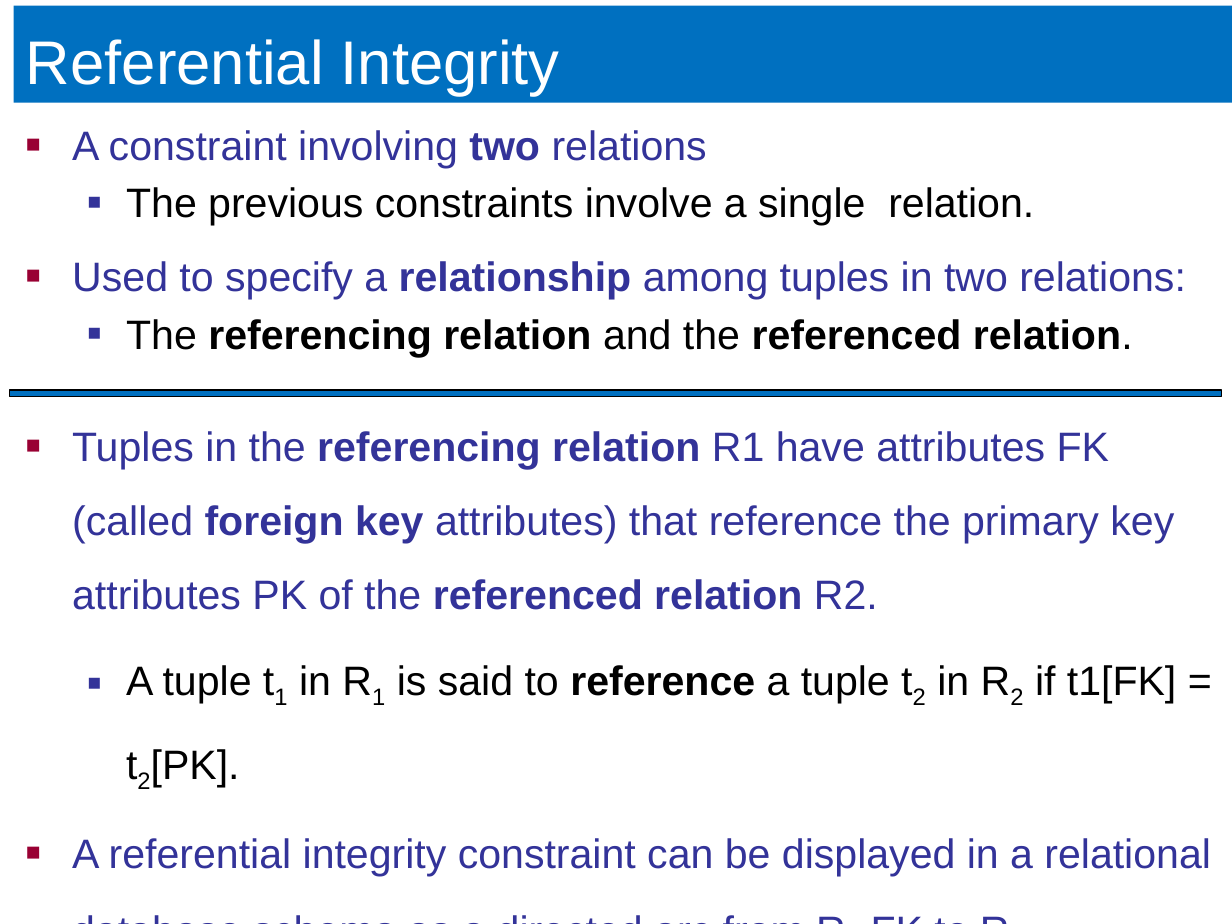
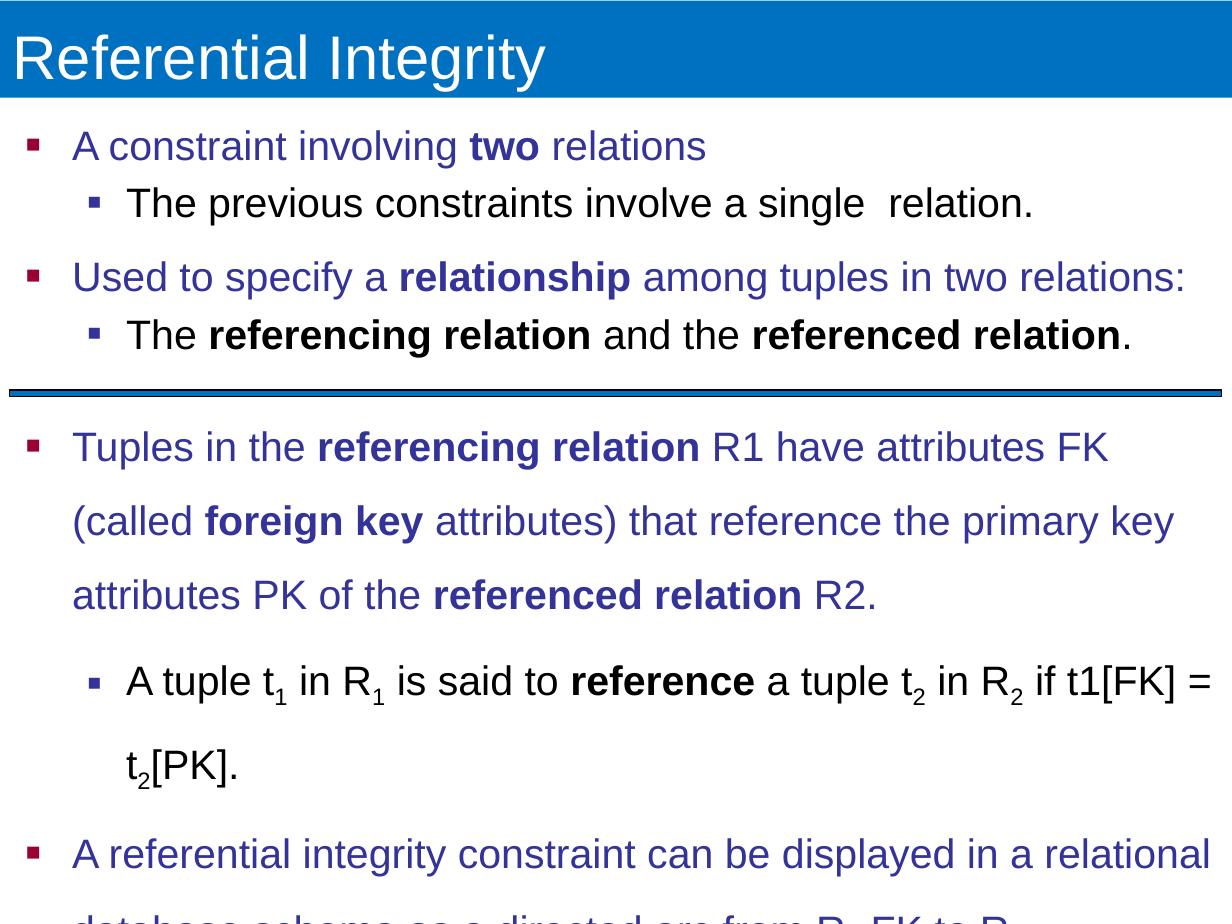
Before and after one commit to ECEG4191/Lecture-Slides, a slide deck: slide 49 of 2. Relational Model.pptx (slide 53 before the commit). Drawn at 1232x924 pixels with LibreOffice and Linux fonts; fonts in the diff are those of the drawing. Boxes give left, top, right and bottom in pixels: in the first picture for what was removed or moved away, otherwise in the second. Text is boxed around its words. In the diff, an @@ line names an element or a change of style, - is before the commit and + after.

```diff
--- a/2. Relational Model.pptx
+++ b/2. Relational Model.pptx
@@ title "Referential Integrity": place and size @@
-title "Referential Integrity" at [14, 6, 1232, 103]
+title "Referential Integrity" at [0, 1, 1232, 99]
```
Also in this commit, not shown: 13 other slides changed, 4 slides removed, 1 other file.
